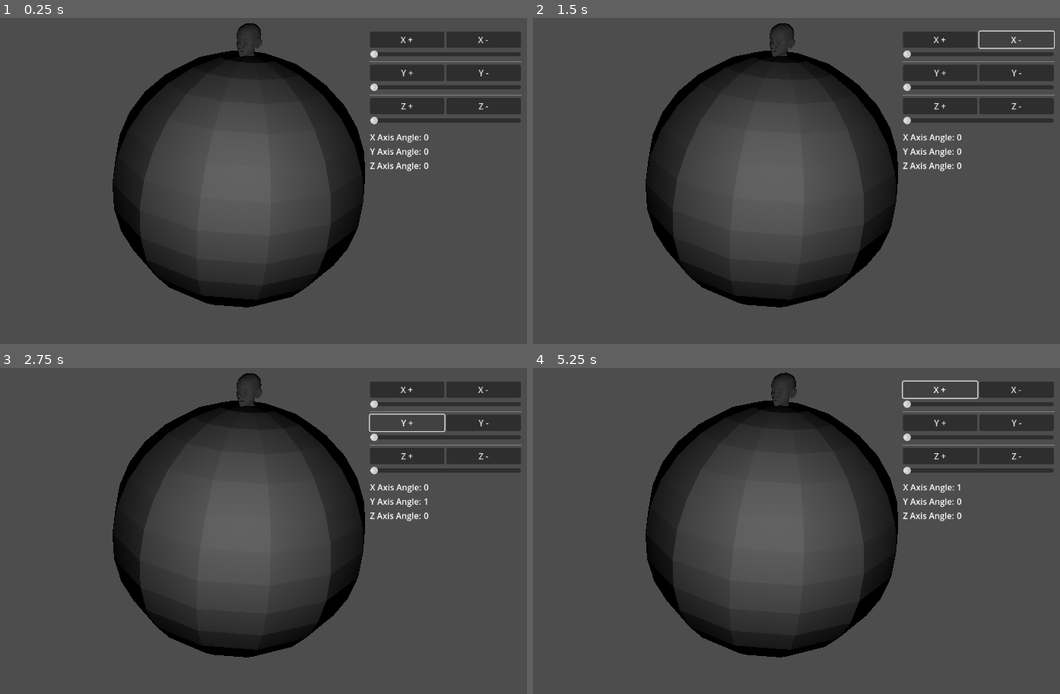
Above: before the commit, frames 1-4 (two rows, left to right).
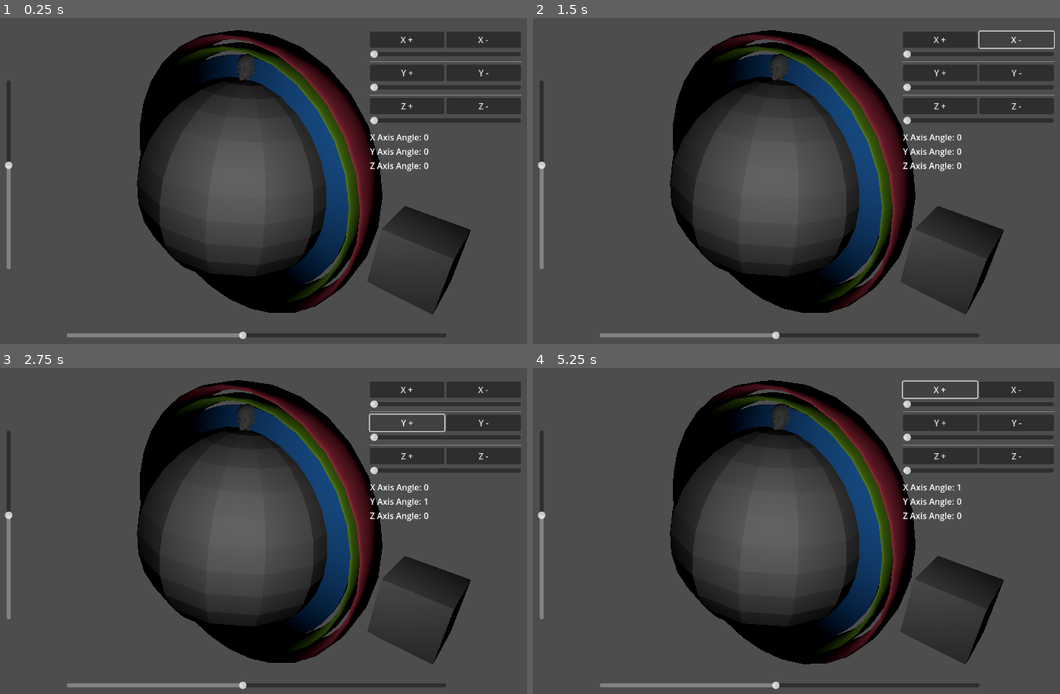
Above: after the commit, the same moments.

Repository: Boyquotes/DesignerMarc3-Godot4
Game: Godot game, scene res://main.tscn
Same seed, same stepped clock (60 frames per second), same inputs: the game is played once before the commit and once after it.
Inputs:
- Up to frame 1 (0.25 s): no input
- Up to frame 2 (1.5 s): click "X +" at 0.5 s; click "X -" at 1.25 s
- Up to frame 3 (2.75 s): click "Y +" at 2 s
- Up to frame 4 (5.25 s): click "Y -" at 2.75 s; click "Z +" at 3.5 s; click "Z -" at 4.25 s; click "X +" at 5 s

The runs differ from the first frame. In frame 1, 24% of the frame differs, in the area x 0-90%, y 1-99%; in frame 2, 24%; in frame 3, 24%; in frame 4, 24%.

Commit message:
added rings, camera rotation, and reference block

Diff:
--- /dev/null
+++ b/assets/axes/disc.gd
@@ -0,0 +1,18 @@
+extends Node3D
+
+@export var color: Color = Color.WHITE
+@export var posx: float:
+	set (value):
+		self.rotation_degrees.x = value
+@export var posy: float:
+	set (value):
+		self.rotation_degrees.y = value
+@export var posz: float:
+	set (value):
+		self.rotation_degrees.z = value
+
+func _ready():
+	# make new material and assign color
+	var material = StandardMaterial3D.new()
+	material.albedo_color = color
+	$CSGCylinder3D.material = material
--- /dev/null
+++ b/assets/axes/disc.tscn
@@ -0,0 +1,12 @@
+[gd_scene load_steps=2 format=3 uid="uid://22dpna1w3nr0"]
+
+[ext_resource type="Script" path="res://assets/axes/disc.gd" id="1_1dbio"]
+
+[node name="DiscNode" type="Node3D"]
+script = ExtResource("1_1dbio")
+
+[node name="CSGCylinder3D" type="CSGCylinder3D" parent="."]
+transform = Transform3D(1, 0, 0, 0, -4.37114e-08, -1, 0, 1, -4.37114e-08, 0, 0, 0)
+radius = 2.0
+height = 0.05
+sides = 50
--- /dev/null
+++ b/assets/axes/ring.gd
@@ -0,0 +1,18 @@
+extends Node3D
+
+@export var color: Color = Color.WHITE
+@export var posx: float:
+	set (value):
+		self.rotation_degrees.x = value
+@export var posy: float:
+	set (value):
+		self.rotation_degrees.y = value
+@export var posz: float:
+	set (value):
+		self.rotation_degrees.z = value
+
+func _ready():
+	# make new material and assign color
+	var material = StandardMaterial3D.new()
+	material.albedo_color = color
+	$CSGTorus3D.material = material
--- /dev/null
+++ b/assets/axes/ring.tscn
@@ -0,0 +1,13 @@
+[gd_scene load_steps=2 format=3 uid="uid://d3c48vsf4tppp"]
+
+[ext_resource type="Script" path="res://assets/axes/ring.gd" id="1_c06s4"]
+
+[node name="RingNode" type="Node3D"]
+script = ExtResource("1_c06s4")
+
+[node name="CSGTorus3D" type="CSGTorus3D" parent="."]
+transform = Transform3D(1, 0, 0, 0, -2.62268e-07, -1, 0, 6, -4.37114e-08, 0, 0, 0)
+inner_radius = 1.0
+outer_radius = 1.05
+sides = 30
+ring_sides = 12
--- a/head.tscn
+++ b/assets/human/head.tscn
@@ -1,6 +1,6 @@
-[gd_scene load_steps=2 format=3 uid="uid://cpyy3siosrdr0"]
+[gd_scene load_steps=2 format=3]
 
-[ext_resource type="PackedScene" uid="uid://b6aek4hn0baxm" path="res://head.dae" id="1_w70ny"]
+[ext_resource type="PackedScene" uid="uid://b6aek4hn0baxm" path="res://assets/human/head.dae" id="1_w70ny"]
 
 [node name="Head" type="Node3D"]
 transform = Transform3D(0.2, 0, 0, 0, 0.2, 0, 0, 0, 0.2, 0, 0, 0)
--- /dev/null
+++ b/control/HSlider.gd
@@ -0,0 +1,12 @@
+extends HSlider
+
+@onready var camera = get_node("/root/Node3D/CameraLightNode")
+
+func _ready():
+	self.value_changed.connect(_slider)
+
+func _slider(val):
+	camera.rotation_degrees.x = val
+
+func _process(_delta):
+	self.value = camera.rotation_degrees.x
--- /dev/null
+++ b/control/VSlider.gd
@@ -0,0 +1,12 @@
+extends VSlider
+
+@onready var camera = get_node("/root/Node3D/CameraLightNode")
+
+func _ready():
+	self.value_changed.connect(_slider)
+
+func _slider(val):
+	camera.rotation_degrees.y = val
+
+func _process(_delta):
+	self.value = camera.rotation_degrees.y
--- a/control.gd
+++ b/control/control.gd
@@ -1,6 +1,9 @@
 extends Control
 
 @onready var HeadNode = get_node("/root/Node3D/HeadNodeOrient/HeadNode")
+@onready var XRingNode = get_node("/root/Node3D/XRingOrient/XRingNode")
+@onready var YRingNode = get_node("/root/Node3D/YRingOrient/YRingNode")
+@onready var ZDiscNode = get_node("/root/Node3D/ZDiscOrient/DiscNode")
 
 func _ready():
 	# connect buttons
@@ -35,17 +38,17 @@
 	else:
 		pass
 	HeadNode.set_rotation_degrees(angles)
-	_sync_slider()
+	_sync()
 
 # when slider value changes
-func _slider(value: float, axis: String):
+func _slider(val: float, axis: String):
 	var angles = HeadNode.get_rotation_degrees()
 	if (axis == "x"):
-		angles.x = value
+		angles.x = val
 	elif (axis == "y"):
-		angles.y = value
+		angles.y = val
 	elif (axis == "z"):
-		angles.z = value
+		angles.z = val
 	else:
 		pass
 	HeadNode.set_rotation_degrees(angles)
@@ -70,14 +73,23 @@
 	HeadNode.set_rotation_degrees(angles)
 
 # sync slider and angle value
-func _sync_slider():
+func _sync():
 	var angles = HeadNode.get_rotation_degrees()
 	($VBoxContainer/XSlider).value = angles.x
 	($VBoxContainer/YSlider).value = angles.y
 	($VBoxContainer/ZSlider).value = angles.z
 
+	XRingNode.posx = angles.x
+
+	YRingNode.posx = angles.x
+	YRingNode.posy = angles.y
+
+	ZDiscNode.posx = angles.x
+	ZDiscNode.posy = angles.y
+	ZDiscNode.posz = angles.z
+
 # Called every frame. 'delta' is the elapsed time since the previous frame.
-func _process(delta):
+func _process(_delta):
 	_set_labels()
 	_angles_bound()
-	_sync_slider()
+	_sync()
--- a/control.tscn
+++ b/control/control.tscn
@@ -1,6 +1,8 @@
-[gd_scene load_steps=2 format=3 uid="uid://crt1amv4xxhwg"]
+[gd_scene load_steps=4 format=3]
 
-[ext_resource type="Script" path="res://control.gd" id="1_lgpgg"]
+[ext_resource type="Script" path="res://control/control.gd" id="1_lgpgg"]
+[ext_resource type="Script" path="res://control/HSlider.gd" id="2_5aa0h"]
+[ext_resource type="Script" path="res://control/VSlider.gd" id="3_sil8b"]
 
 [node name="Control" type="Control"]
 layout_mode = 3
@@ -126,3 +128,37 @@
 
 [node name="posZ" type="Label" parent="VBoxContainer/Labels"]
 layout_mode = 2
+
+[node name="HSlider" type="HSlider" parent="."]
+layout_mode = 1
+anchors_preset = 7
+anchor_left = 0.5
+anchor_top = 1.0
+anchor_right = 0.5
+anchor_bottom = 1.0
+offset_left = -327.0
+offset_top = -40.0
+offset_right = 393.0
+offset_bottom = -15.0
+grow_horizontal = 2
+grow_vertical = 0
+min_value = -360.0
+max_value = 360.0
+script = ExtResource("2_5aa0h")
+
+[node name="VSlider" type="VSlider" parent="."]
+layout_mode = 1
+anchors_preset = 8
+anchor_left = 0.5
+anchor_top = 0.5
+anchor_right = 0.5
+anchor_bottom = 0.5
+offset_left = -449.0
+offset_top = -188.0
+offset_right = -424.0
+offset_bottom = 172.0
+grow_horizontal = 2
+grow_vertical = 2
+min_value = -360.0
+max_value = 360.0
+script = ExtResource("3_sil8b")
--- a/main.tscn
+++ b/main.tscn
@@ -1,7 +1,9 @@
-[gd_scene load_steps=3 format=3 uid="uid://bjgaqiutd0ha5"]
+[gd_scene load_steps=5 format=3 uid="uid://doobyttm5mujj"]
 
-[ext_resource type="PackedScene" uid="uid://cpyy3siosrdr0" path="res://head.tscn" id="1_7wifk"]
-[ext_resource type="PackedScene" uid="uid://crt1amv4xxhwg" path="res://control.tscn" id="1_8adpc"]
+[ext_resource type="PackedScene" path="res://assets/human/head.tscn" id="1_7wifk"]
+[ext_resource type="PackedScene" path="res://control/control.tscn" id="1_8adpc"]
+[ext_resource type="PackedScene" uid="uid://d3c48vsf4tppp" path="res://assets/axes/ring.tscn" id="3_qtbef"]
+[ext_resource type="PackedScene" uid="uid://22dpna1w3nr0" path="res://assets/axes/disc.tscn" id="4_tld34"]
 
 [node name="Node3D" type="Node3D"]
 
@@ -27,9 +29,36 @@
 
 [node name="Camera3D" type="Camera3D" parent="CameraLightNode"]
 transform = Transform3D(1, 0, 0, 0, 1, 0, 0, 0, 1, 0, 0, 8)
-fov = 39.692
+fov = 48.2
 
 [node name="OmniLight3D" type="OmniLight3D" parent="CameraLightNode"]
 transform = Transform3D(1, 0, 0, 0, 1, 0, 0, 0, 1, 0, 0, 4.38683)
 
 [node name="Control" parent="." instance=ExtResource("1_8adpc")]
+
+[node name="XRingOrient" type="Node3D" parent="."]
+transform = Transform3D(-1, 0, -8.74228e-08, 0, 1, 0, 8.74228e-08, 0, -1, 0, 0, 0)
+
+[node name="XRingNode" parent="XRingOrient" instance=ExtResource("3_qtbef")]
+transform = Transform3D(2.77599, 0, 0, 0, 2.77599, 0, 0, 0, 2.77599, 0, 0, 0)
+rotation_order = 0
+color = Color(0.933333, 0.282353, 0.392157, 1)
+
+[node name="YRingOrient" type="Node3D" parent="."]
+transform = Transform3D(-1, 0, 8.74228e-08, 0, 1, 0, -8.74228e-08, 0, -1, 0, 0, 0)
+
+[node name="YRingNode" parent="YRingOrient" instance=ExtResource("3_qtbef")]
+transform = Transform3D(2.58, 0, 0, 0, 2.58, 0, 0, 0, 2.58, 0, 0, 0)
+rotation_order = 0
+color = Color(0.556863, 0.827451, 0.117647, 1)
+
+[node name="ZDiscOrient" type="Node3D" parent="."]
+transform = Transform3D(-1, 0, 8.74228e-08, 0, 1, 0, -8.74228e-08, 0, -1, 0, 0, 0)
+
+[node name="DiscNode" parent="ZDiscOrient" instance=ExtResource("4_tld34")]
+transform = Transform3D(1.25, 0, 0, 0, 1.25, 0, 0, 0, 1.25, 0, 0, 0)
+rotation_order = 0
+color = Color(0.176471, 0.556863, 0.956863, 1)
+
+[node name="CSGBox3D" type="CSGBox3D" parent="."]
+transform = Transform3D(1, 0, 0, 0, 1, 0, 0, 0, 1, 3.66387, 0, 0)
--- a/project.godot
+++ b/project.godot
@@ -13,7 +13,7 @@
 config/name="DesignerMarc3"
 run/main_scene="res://main.tscn"
 config/features=PackedStringArray("4.0", "Forward Plus")
-config/icon="res://icon.svg"
+config/icon="res://assets/icon/icon.svg"
 
 [editor]
 
Renamed: head.dae -> assets/human/head.dae
Not shown, changed: assets/human/head.dae.import
Renamed: icon.svg -> assets/icon/icon.svg
Not shown, changed: assets/icon/icon.svg.import
Not shown, changed: export_presets.cfg
Not shown, changed: .gitignore
Not shown, added: assets/human/head.blend
